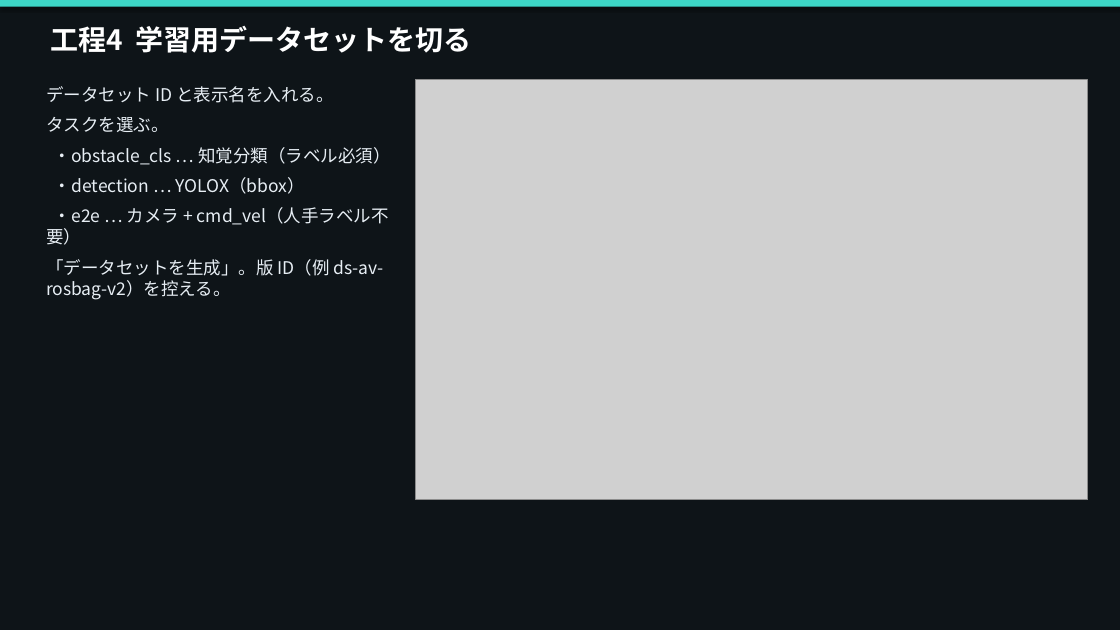
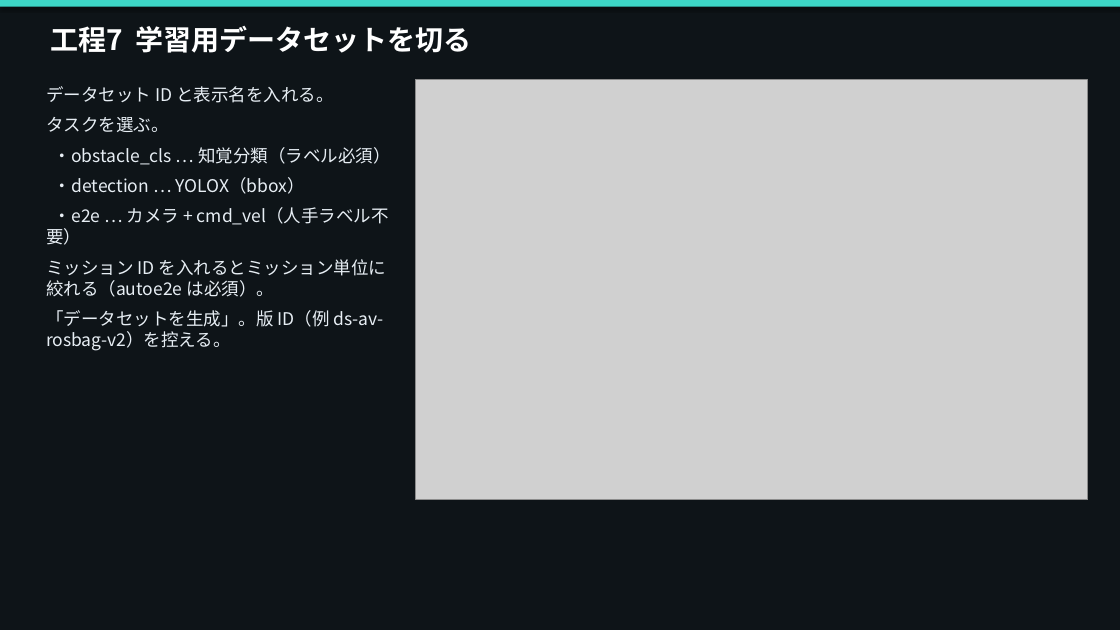
Before and after one commit to xeno1983/MLOPs_DEV, a slide deck: slide 16 of docs/procedure/UGV_MLOps_データ取込からデプロイ手順.pptx (slide 14 before the commit). Drawn at 1120x630 pixels with LibreOffice and Linux fonts; fonts in the diff are those of the drawing; grey boxes stand for pictures. Boxes give left, top, right and bottom in pixels: in the first picture for what was removed or moved away, otherwise in the second. Text is boxed around its words. In the diff, an @@ line names an element or a change of style, - is before the commit and + after.

```diff
--- a/docs/procedure/UGV_MLOps_データ取込からデプロイ手順.pptx
+++ b/docs/procedure/UGV_MLOps_データ取込からデプロイ手順.pptx
@@ text at <box>50,26,471,53</box>: text changed @@
-工程4 学習用データセットを切る
+工程7 学習用データセットを切る
@@ text at <box>46,259,386,297</box>: paragraph added @@
+ミッション ID を入れるとミッション単位に絞れる（autoe2e は必須）。
```
Also in this commit, not shown: 15 other slides changed, 3 slides added, 1 slide removed, 40 other files.
